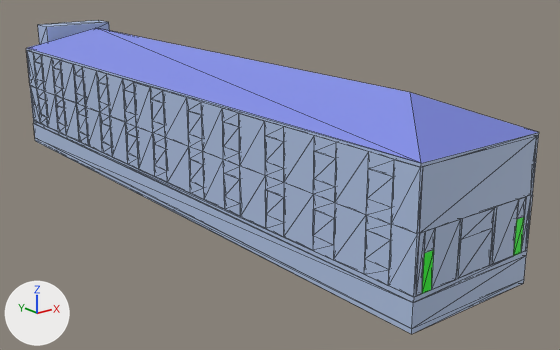
One commit to the glTF model src/assets/3d/solid/models/Pump_Station_2.glb: the scene before it, then after it.
The view is the same before and after, from a 50 mm lens placed at (-43.5, -65.7, 19.9), pointed at (4.7, -5.4, -4.2). The lights are fixed; the arrows at lower left show +X, +Y and +Z. The picture after the commit comes second. Mesh edges are drawn as thin lines. Where no turn or scale is listed for an object, it has been applied to the vertices. Vertices at exactly the same position are counted once.

Names of what the first picture shows: 'Basement\u200c1', 'Floor1', 'Roof'.
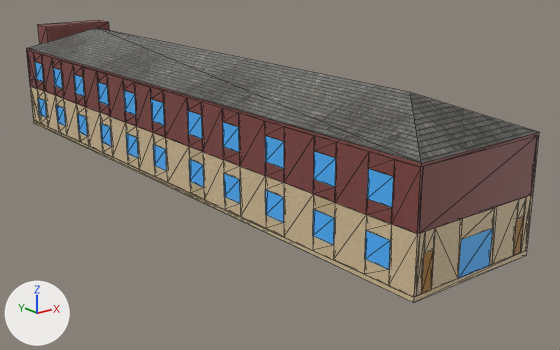
The newer file is also turned or shifted as a whole; pictures and numbers use the older file's frame.

Boxes [x1, y1, x2, y2] around the edits, measured in the pictures (560 x 350 px; the box of a moved part takes in the faces that stretch with it):
'Floor1', surface changed, reshaped (darker)
    both: [26, 50, 539, 303]
'Roof', surface changed (blue to grey)
    both: [26, 20, 539, 167]
'Basement\u200c1', deleted
    before: [33, 123, 526, 334]
part 1 of me_mesh_003, surface changed (blue to grey)
    both: [26, 20, 539, 167]
part 2 of me_mesh_003, recoloured
    both: [26, 20, 539, 167]
part 3 of me_mesh_012, moved or reshaped
    before: [74, 65, 497, 290]
    after: [73, 64, 497, 290]
part 4 of me_mesh_012, surface changed (darker)
    both: [26, 50, 539, 303]
part 5 of me_mesh_012, recoloured (blue to brown)
    both: [26, 50, 539, 234]
part 6 of me_mesh_012, recoloured
    both: [34, 62, 493, 279]
part 7 of me_mesh_012, recoloured (blue to beige)
    both: [30, 86, 533, 303]

The change in detail:
Picture 'wall2' (img_wall2) is new.
Picture 'ground' (img_ground) is new.
Picture 'wall1' (img_wall1) is new.
Picture 'gate' (img_gate) is new.
Picture 'window' (img_window) is new.
Picture 'door' (img_door) is new.
Picture 'roof' (img_roof) is new.
In material 'door' (mat_door), base_color is no longer (0.0, 1.0, 0.0), green #00ff00.
In material 'door' (mat_door), texture is now set to img_door.
In material 'roof' (mat_roof), base_color is no longer (0.224, 0.271, 0.8), blue #828ee7.
In material 'roof' (mat_roof), texture is now set to img_roof.
Material 'wall2' (mat_wall2) is new.
Its texture is img_wall2.
Its roughness is 0.553.
Material 'ground' (mat_ground) is new.
Its texture is img_ground.
Its roughness is 0.553.
Material 'wall1' (mat_wall1) is new.
Its texture is img_wall1.
Its roughness is 0.553.
Material 'gate' (mat_gate) is new.
Its texture is img_gate.
Its roughness is 0.553.
Material 'window' (mat_window) is new.
Its texture is img_window.
Its roughness is 0.553.
me_mesh_012 is used by ob_floor1; location (0.0, 0.0, 0.0).
me_mesh_012 had 846 vertices, 2620 faces and spanned x -6.5..6.5, y -33.9..34.8, z -4.2..5.4.
me_mesh_012 now has 841 vertices, 2660 faces and spans x -6.5..6.5, y -33.9..34.8, z -4.2..5.4.
Part 3, on me_mesh_012:
13 vertices are removed from x -6.5..-2.1, y -33.9..18.5, z -3.8..5.4.
96 faces are deleted.
8 vertices are added at x -6.5..-6.3, y 16.2..18.6, z 2.0..4.2.
74 new faces join them, mat_wall2 (picture img_wall2).
10 new faces join them, mat_window (picture img_window).
52 new faces join them, mat_wall1 (picture img_wall1).
me_mesh_012 part 4: 2528 kept faces spanning x -6.5..6.5, y -33.9..34.8, z -4.2..5.4 get new texture (UV) coordinates.
me_mesh_012 part 5: 872 faces spanning x -6.5..6.5, y -33.9..33.6, z 0.8..5.4 switch from mat_wall (blue #afc2e3) to mat_wall2 (picture img_wall2).
me_mesh_012 part 6: 496 faces spanning x -6.5..6.5, y -33.9..33.6, z -3.8..4.2 switch from mat_wall (blue #afc2e3) to mat_window (picture img_window).
me_mesh_012 part 7: 1110 faces spanning x -6.5..6.5, y -33.9..34.8, z -4.2..1.2 switch from mat_wall (blue #afc2e3) to mat_wall1 (picture img_wall1).
me_mesh_012 gains material mat_gate (picture img_gate).
me_mesh_012 gains material mat_ground (picture img_ground).
me_mesh_003 has 18 vertices, 32 faces and spans x -6.5..6.5, y -33.9..33.6, z 5.4..8.4.
me_mesh_003 is used by ob_roof; location (0.0, 0.0, 0.0).
me_mesh_003 part 1: 32 kept faces spanning x -6.5..6.5, y -33.9..33.6, z 5.4..8.4 get new texture (UV) coordinates.
me_mesh_003 part 2: 24 faces spanning x -6.5..6.5, y -33.9..33.6, z 5.4..8.4 switch from mat_wall (blue #afc2e3) to mat_wall2 (picture img_wall2).
Object 'Basement\u200c1' (ob_basement_1) is deleted.
